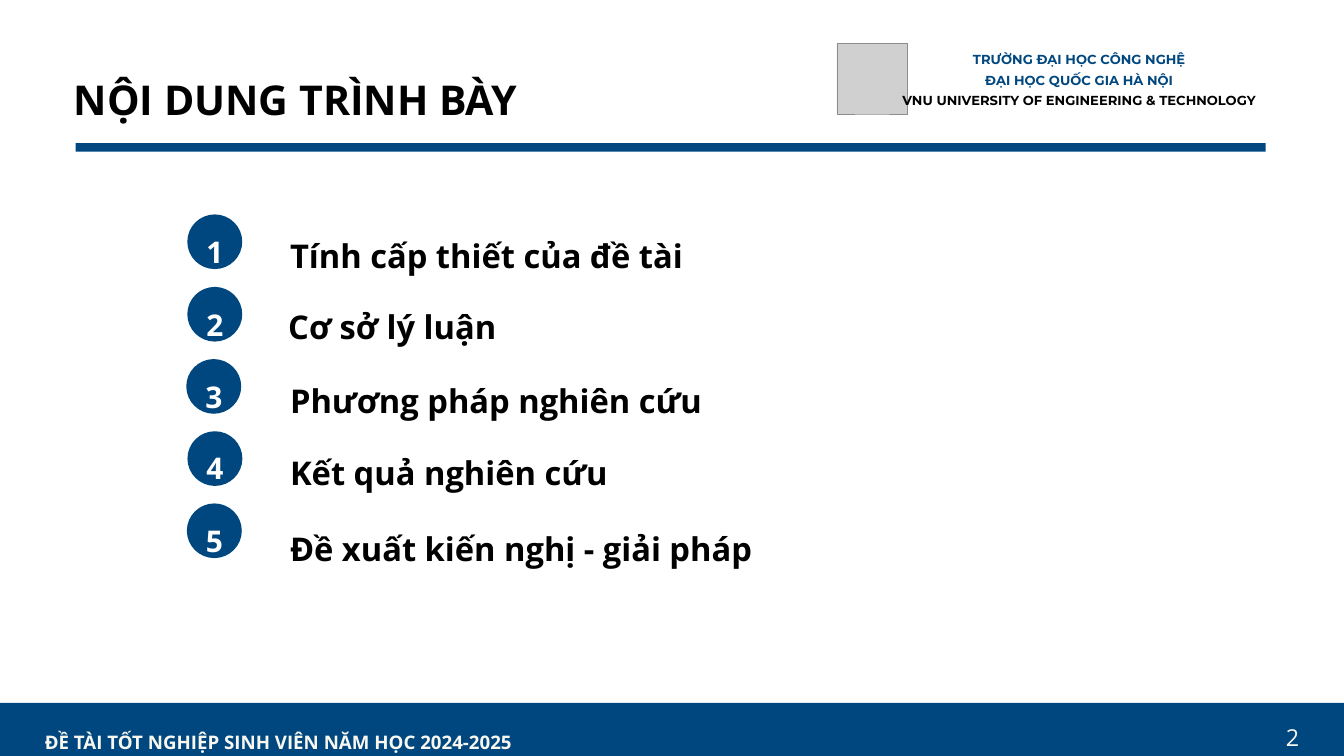
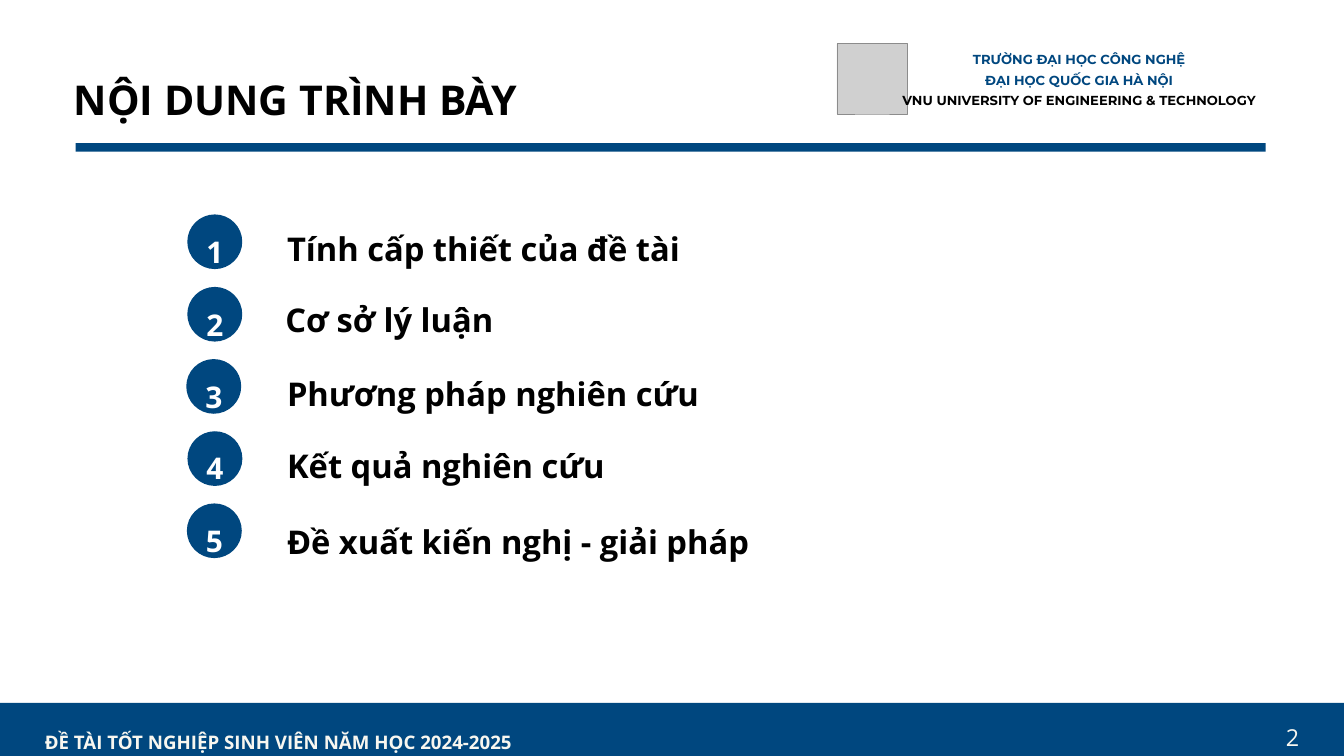
Before and after one commit to nnthai167/KLTN, a slide deck: slide 3 of PPT_KHOA LUẬN.pptx (slide 4 before the commit). Drawn at 1344x756 pixels with LibreOffice and Linux fonts; fonts in the diff are those of the drawing; grey boxes stand for pictures. Boxes give left, top, right and bottom in pixels: in the first picture for what was removed or moved away, otherwise in the second. Text is boxed around its words. In the diff, an @@ line names an element or a change of style, - is before the commit and + after.

```diff
--- a/PPT_KHOA LUẬN.pptx
+++ b/PPT_KHOA LUẬN.pptx
@@ text "Tính cấp thiết của đề ...": place and size @@
-text "Tính cấp thiết của đề ..." at bbox=[290, 241, 683, 276]
+text "Tính cấp thiết của đề ..." at bbox=[287, 234, 680, 269]
@@ text "Cơ sở lý luận": place and size @@
-text "Cơ sở lý luận" at bbox=[288, 312, 497, 347]
+text "Cơ sở lý luận" at bbox=[285, 305, 494, 340]
@@ text "Phương pháp nghiên cứu": place and size @@
-text "Phương pháp nghiên cứu" at bbox=[290, 388, 702, 421]
+text "Phương pháp nghiên cứu" at bbox=[287, 381, 699, 414]
@@ text "Kết quả nghiên cứu": place and size @@
-text "Kết quả nghiên cứu" at bbox=[290, 458, 608, 493]
+text "Kết quả nghiên cứu" at bbox=[287, 451, 605, 486]
@@ text "Đề xuất kiến nghị - ...": place and size @@
-text "Đề xuất kiến nghị - ..." at bbox=[290, 534, 752, 569]
+text "Đề xuất kiến nghị - ..." at bbox=[287, 527, 749, 562]
```
Also in this commit, not shown: 12 other slides changed, 1 slide removed, 13 other files.
